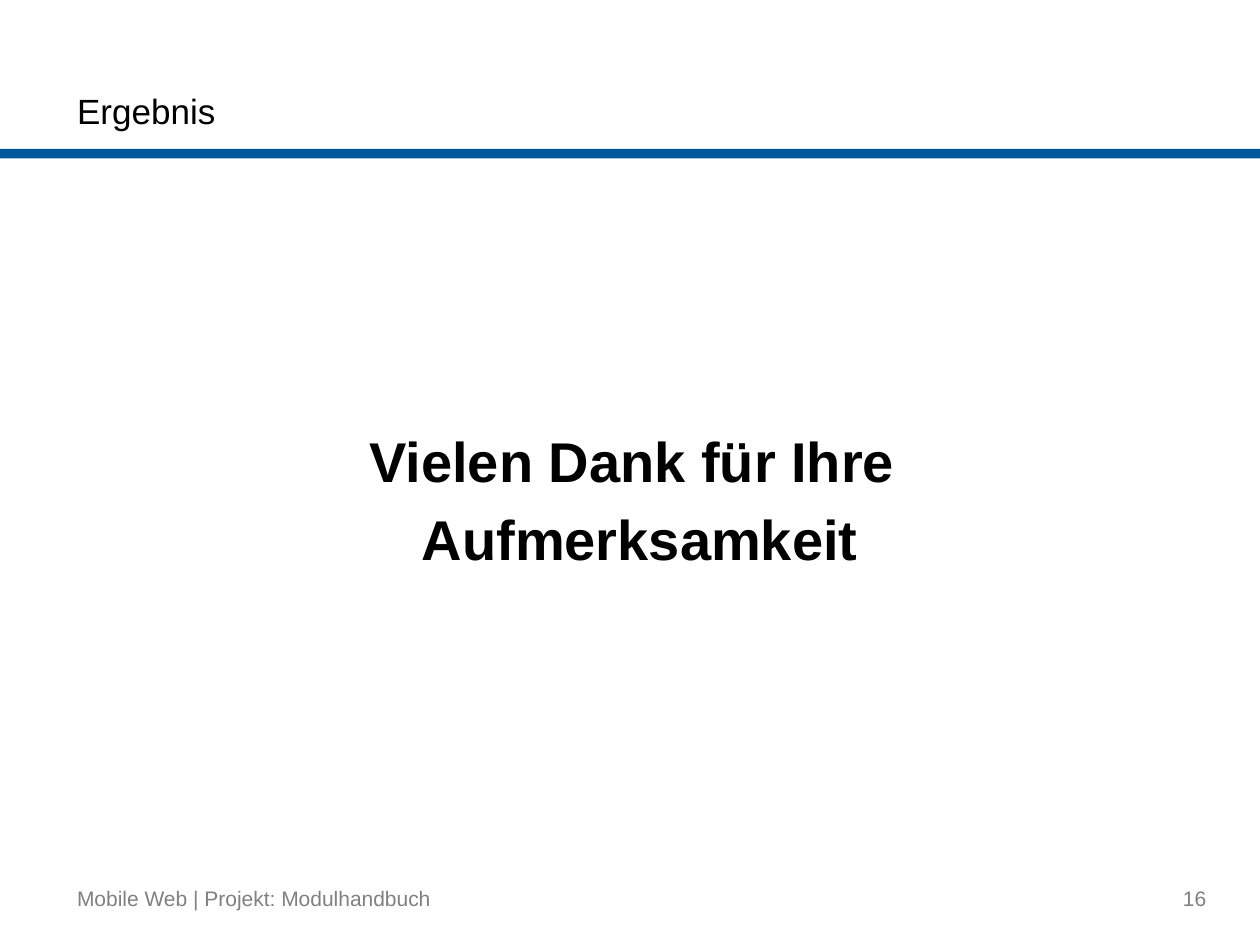
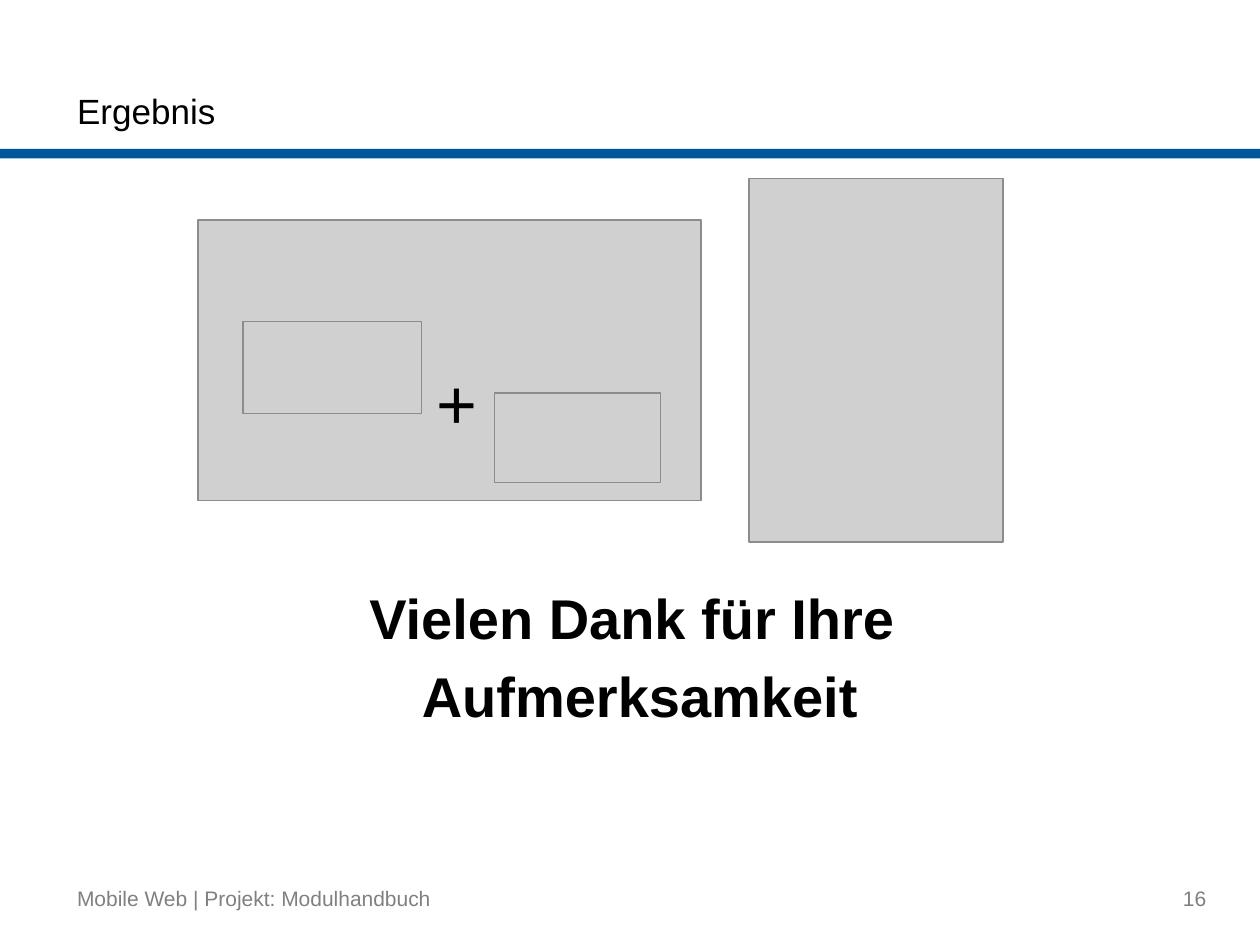
Before and after one commit to buk/mobile-web-modulhandbuch, a slide deck: slide 16 of presentation/2015-07-09_Mobile-Web_Gruppe-Modulhandbuch.pptx. Drawn at 1260x945 pixels with LibreOffice and Linux fonts; fonts in the diff are those of the drawing; grey boxes stand for pictures; background and template pictures are left out. Boxes give left, top, right and bottom in pixels: in the first picture for what was removed or moved away, otherwise in the second. Text is boxed around its words. In the diff, an @@ line names an element or a change of style, - is before the commit and + after.

Commit message:
Optimization (images)

```diff
--- a/presentation/2015-07-09_Mobile-Web_Gruppe-Modulhandbuch.pptx
+++ b/presentation/2015-07-09_Mobile-Web_Gruppe-Modulhandbuch.pptx
@@ picture added at (748,179,1003,542) @@
@@ text "Vielen Dank für Ihre": place and size @@
-text "Vielen Dank für Ihre" at (369,441,894,561)
+text "Vielen Dank für Ihre" at (369,598,894,718)
@@ picture added at (198,220,701,501) @@
@@ picture added at (243,321,422,413) @@
@@ text added at (425,354,491,451), 40 pt, text #000000 @@
++
@@ picture added at (494,393,660,483) @@
```
Also in this commit, not shown: 5 other slides changed.
